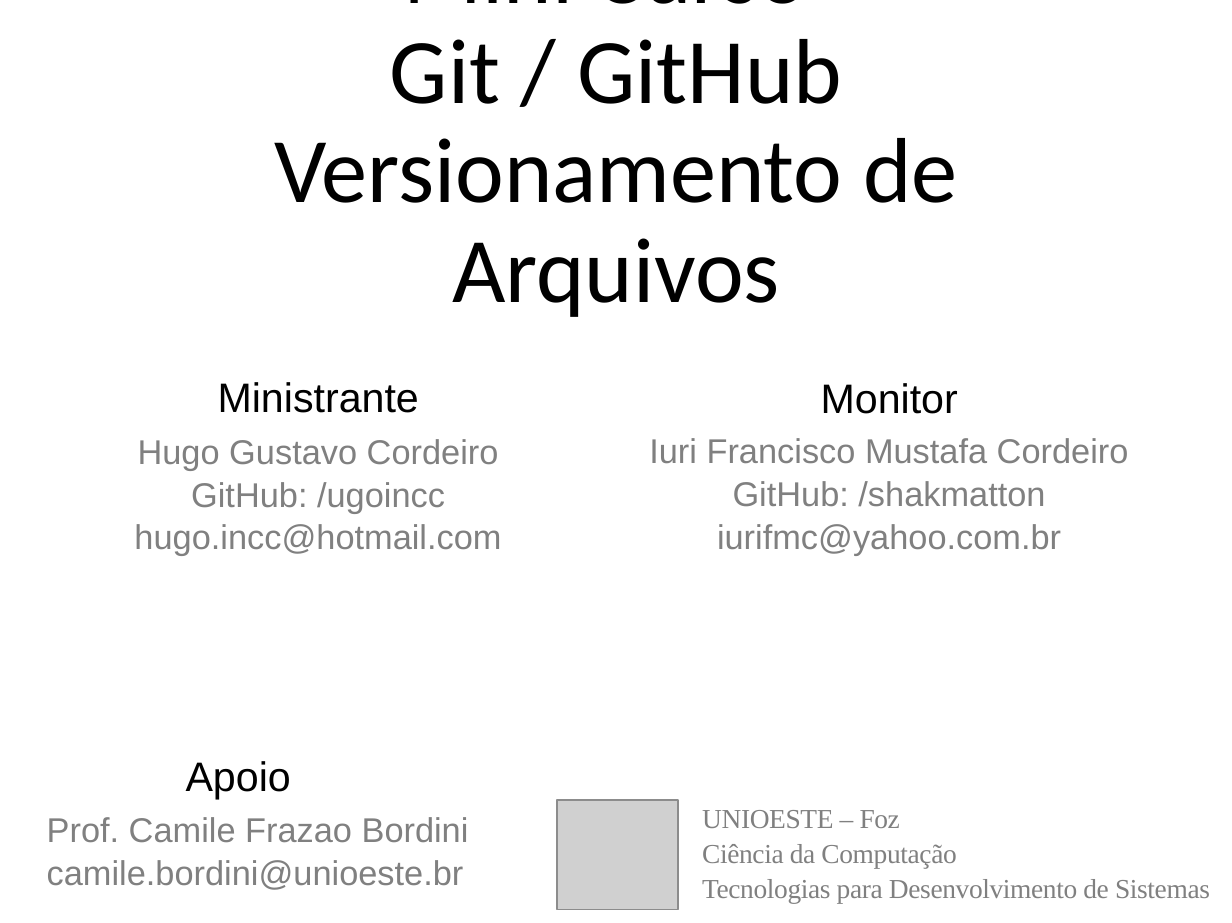
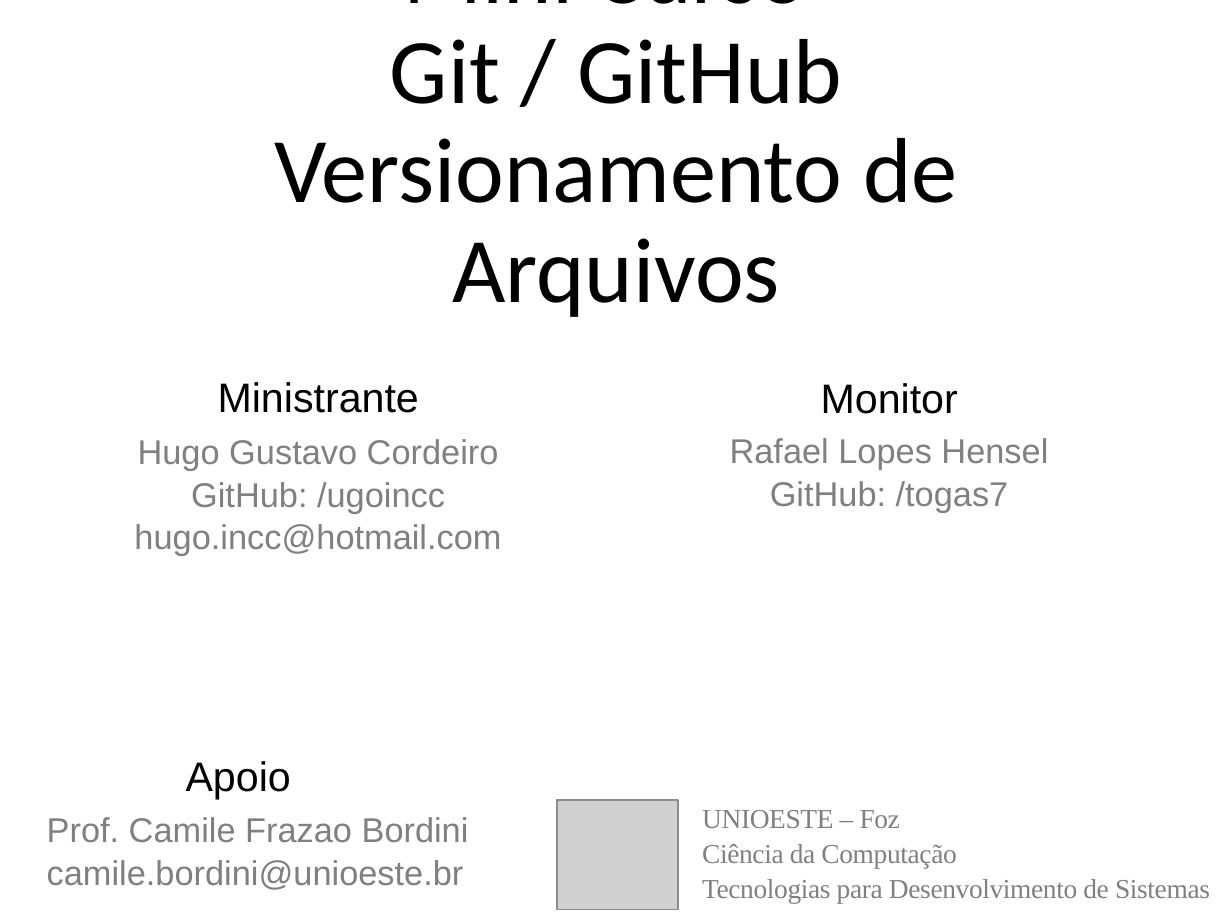
Before and after one commit to ugoincc/contece-git-workshop, a slide deck: slide 1 of 01 Git.pptx. Drawn at 1232x923 pixels with LibreOffice and Linux fonts; fonts in the diff are those of the drawing; grey boxes stand for pictures. Boxes give left, top, right and bottom in pixels: in the first picture for what was removed or moved away, otherwise in the second. Text is boxed around its words. In the diff, an @@ line names an element or a change of style, - is before the commit and + after.

```diff
--- a/01 Git.pptx
+++ b/01 Git.pptx
@@ text at (x1=730, y1=438, x2=1048, y2=513): text changed @@
-Iuri Francisco Mustafa Cordeiro
-GitHub: /shakmatton
-iurifmc@yahoo.com.br
+Rafael Lopes Hensel
+GitHub: /togas7
```
Also in this commit, not shown: 3 other slides changed, 1 slide removed, 2 other files.
